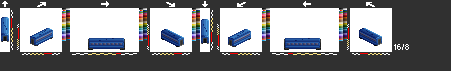
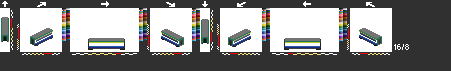
Layer changes from the first 451 × 71 image to the second:
added layer "ffpride6" above "ffpride5" over [1, 17, 382, 49]
